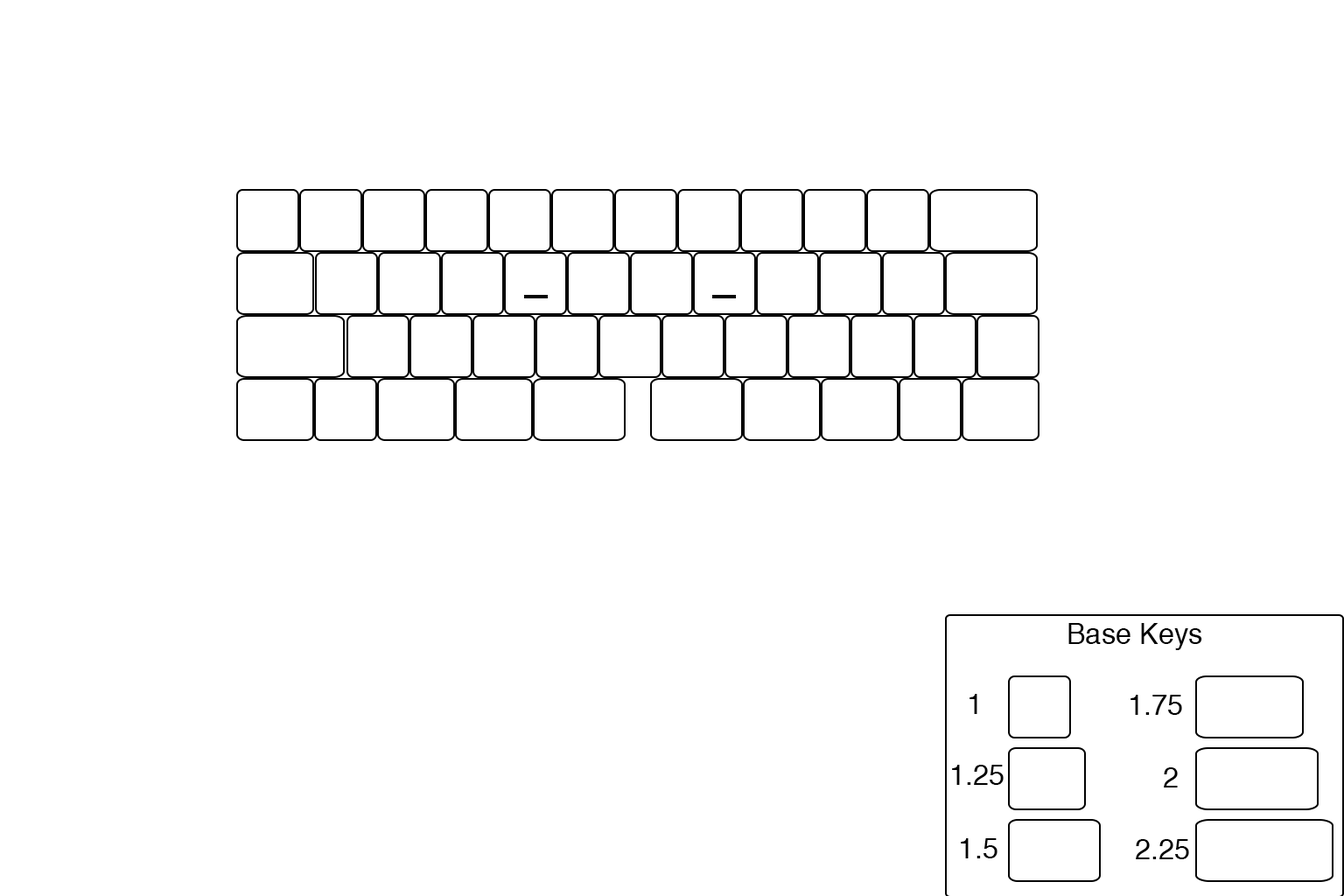
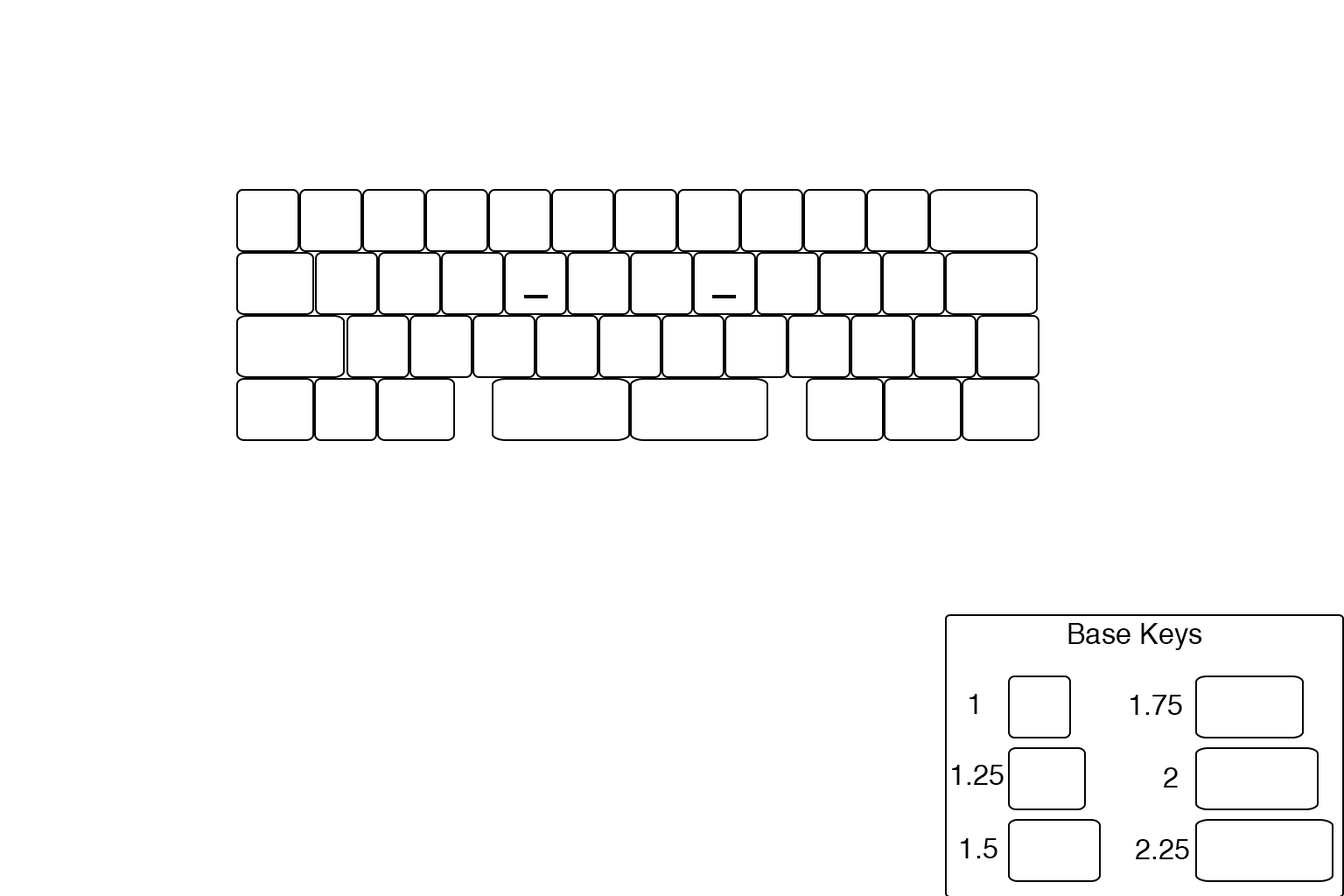
The second 1344px x 896px image is a revision of the first. Changes to its layers:
painted on "key (2.25)" over (1199, 819, 1209, 882)
hid group "layout1" (55 layers) over (454, 377, 962, 441)
painted on "9 btm" over (959, 383, 962, 439)
added group "layout3" with 53 layers above "Background" over (454, 377, 962, 441)
added group "mods" (4th of 4, in "layout3") with 14 layers in group "layout3" over (454, 377, 962, 441)
added layer "4 btm" (4th of 4, in "layout3" › "mods") in group "mods" over (491, 377, 630, 441)
added layer "5 btm" (4th of 4, in "layout3" › "mods") in group "mods" over (629, 377, 768, 441)
added layer "6 btm" (3rd of 3, in "layout3" › "mods") in group "mods" over (805, 377, 884, 441)
added layer "7 btm" (3rd of 3, in "layout3" › "mods") in group "mods" over (883, 377, 962, 441)
